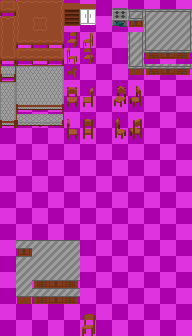
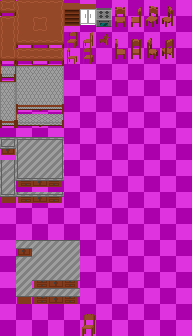
Before/after of a w=192, h=336 layered artwork. What changed in the layer stack:
painted on "tiles" over (x1=0, y1=6, x2=192, y2=203)
